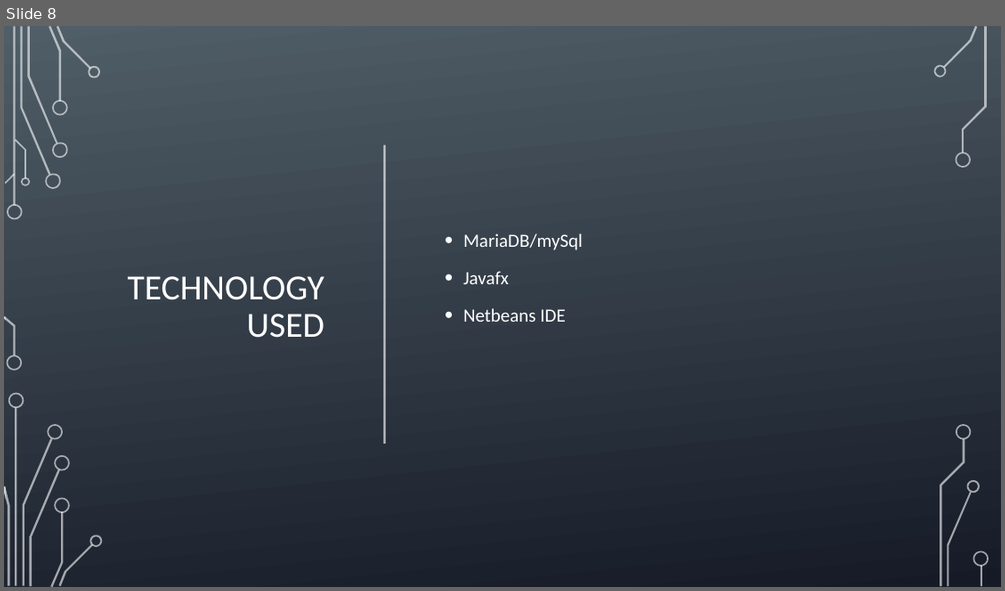
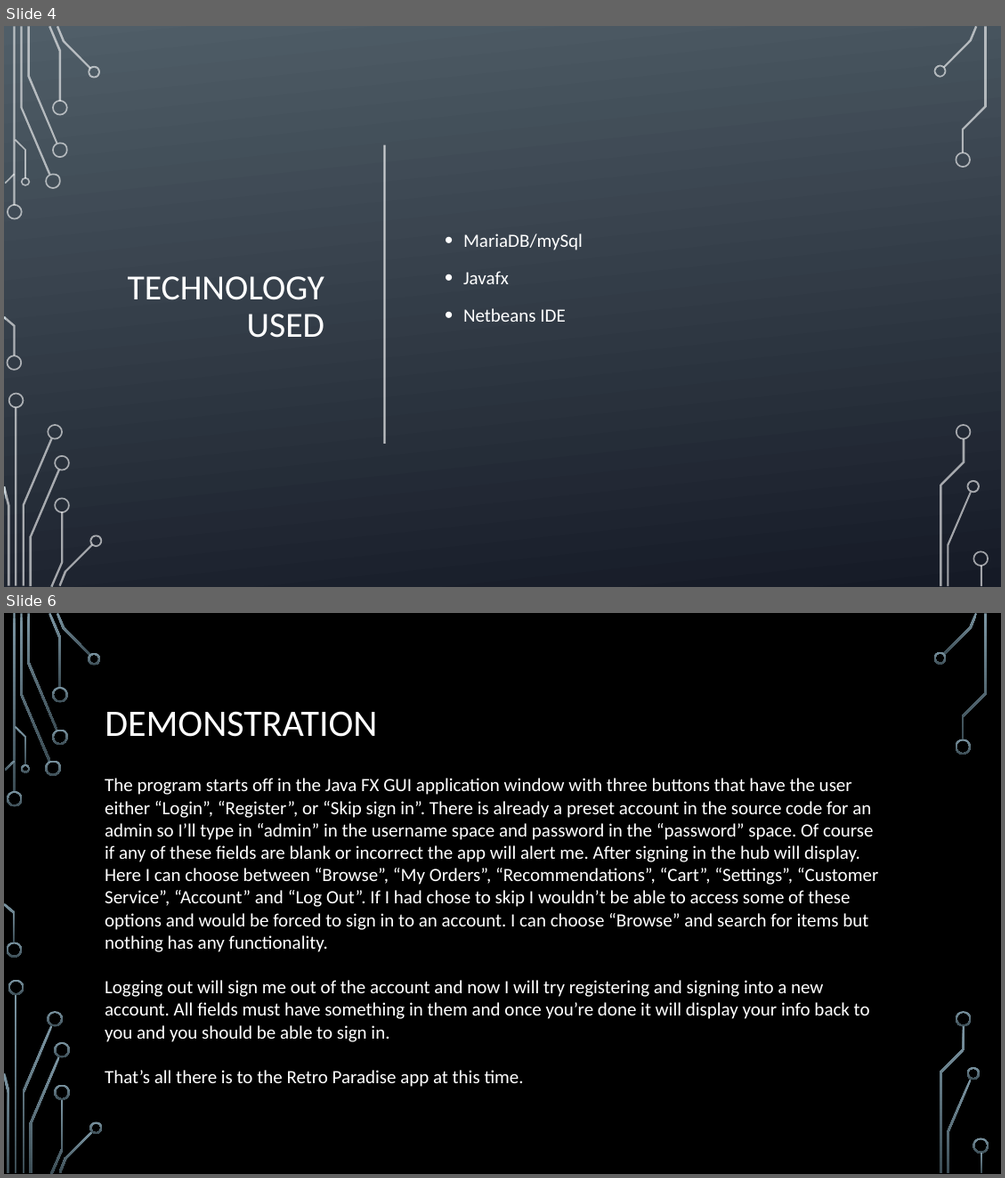
Before and after one commit to whitej9406/CSC-289-Project, a slide deck: Retro Paradise 2.0-2.pptx. Shown one above the other, each under a label of ours: slide 8 before the commit, slides 4 and 6 after it; the slides between them are not shown. The pictures are 1005x591 and 1005x1178 pixels, drawn with LibreOffice and Linux fonts; fonts in the diff are those of the drawing; background and template pictures are left out. Boxes give left, top, right and bottom in pixels: in the first picture for what was removed or moved away, otherwise in the second. Text is boxed around its words. In the diff, an @@ line names an element or a change of style, - is before the commit and + after.

```diff
--- a/Retro Paradise 2.0-2.pptx
+++ b/Retro Paradise 2.0-2.pptx
@@ slide 6 added at box(4, 613, 1001, 1174), background picture (left out); not listed: 36 template elements that a slide beside it also shows @@
@@ title added at box(105, 711, 377, 737), 36 pt, text #FFFFFF @@
+DEMONSTRATION
@@ text added at box(105, 778, 878, 1086), 18 pt, text #FFFFFF @@
+The program starts off in the Java FX GUI application window with three buttons that have the user either “Login”, “Register”, or “Skip sign in”. There is already a preset account in the source code for an admin so I’ll type in “admin” in the username space and password in the “password” space. Of course if any of these fields are blank or incorrect the app will alert me. After signing in the hub will display. Here I can choose between “Browse”, “My Orders”, “Recommendations”, “Cart”, “Settings”, “Customer Service”, “Account” and “Log Out”. If I had chose to skip I wouldn’t be able to access some of these options and would be forced to sign in to an account. I can choose “Browse” and search for items but nothing has any functionality.
+Logging out will sign me out of the account and now I will try registering and signing into a new account. All fields must have something in them and once you’re done it will display your info back to you and you should be able to sign in.
+That’s all there is to the Retro Paradise app at this time.
@@ what was slide 8 is now slide 4 @@
```
Also in this commit, not shown: 4 slides changed.
